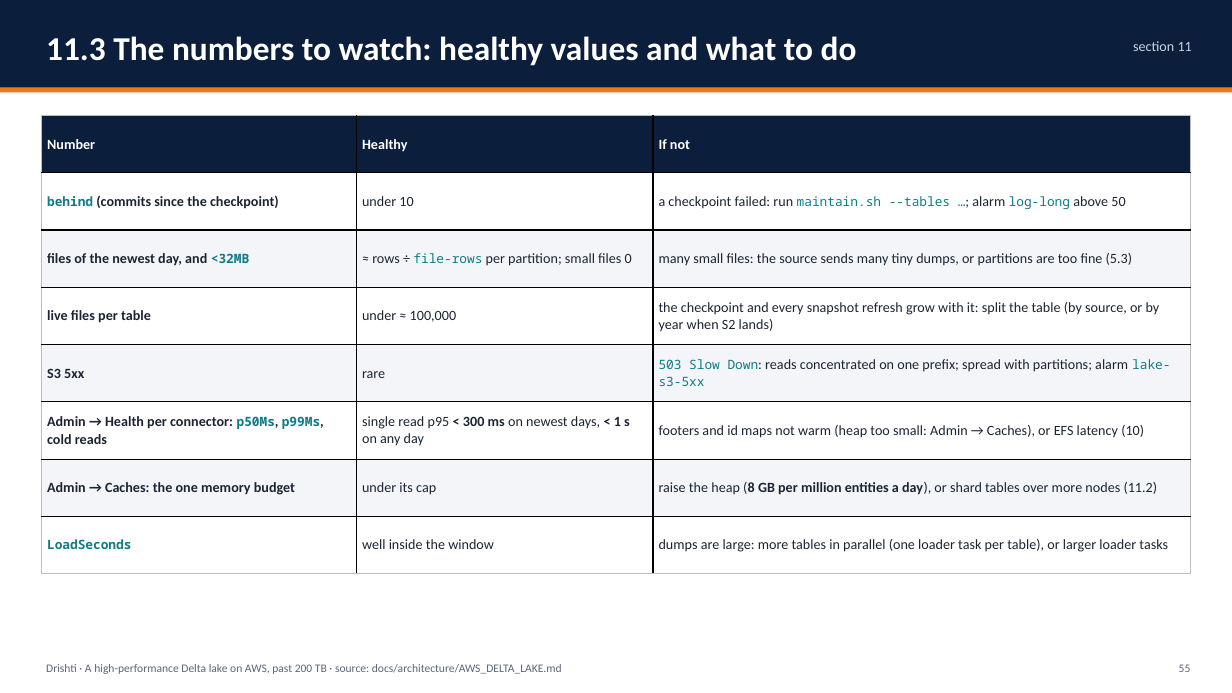
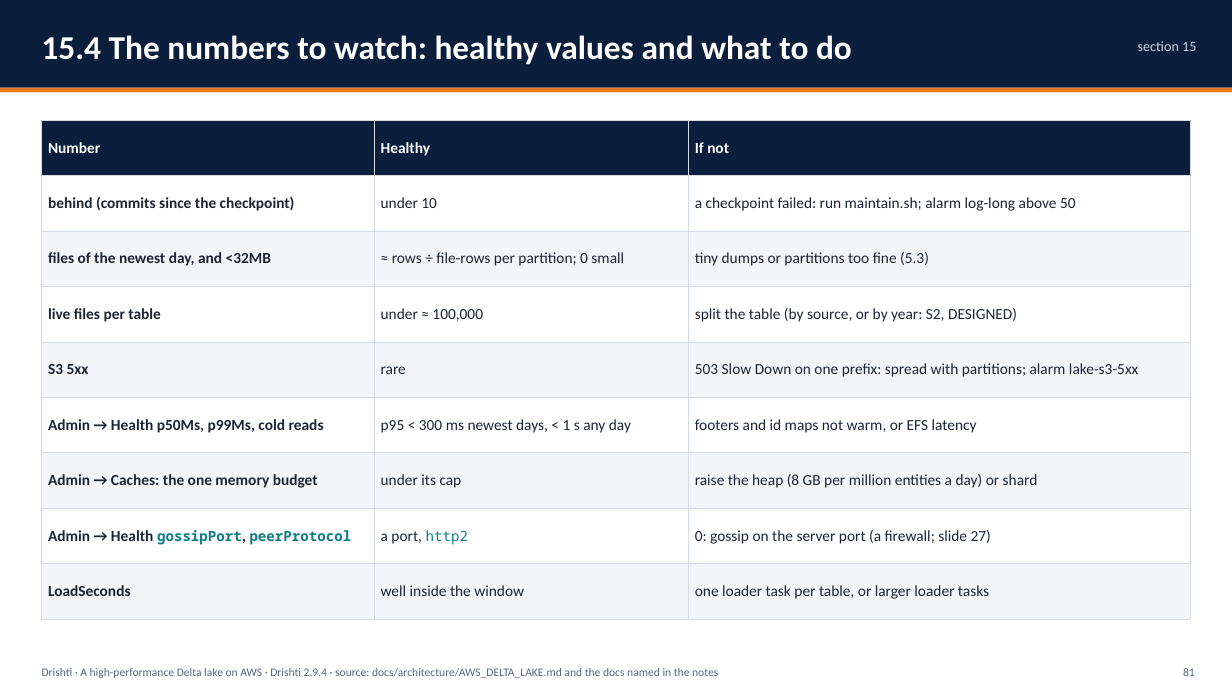
Before and after one commit to ajsinha/drishti, a slide deck: slide 81 of docs/publications/Drishti-AWS-Delta-Lake.pptx (slide 55 before the commit). Drawn at 1232x693 pixels with LibreOffice and Linux fonts; fonts in the diff are those of the drawing. Boxes give left, top, right and bottom in pixels: in the first picture for what was removed or moved away, otherwise in the second. Text is boxed around its words. In the diff, an @@ line names an element or a change of style, - is before the commit and + after.

Commit message:
The Design and Evidence deck (72 slides, was 48) and the AWS Delta Lake deck (103 slides, was 72) rewritten for 2.9.4: what 2.6.5 to 2.9.4 added, the evidence recounted (4,761 Java tests, the drill, benchmarks), the risk lake, JSON Lines, S3, bank scale, Delta or Iceberg above storage, each item built, designed or proposed; PDFs beside them

```diff
--- a/docs/publications/Drishti-AWS-Delta-Lake.pptx
+++ b/docs/publications/Drishti-AWS-Delta-Lake.pptx
@@ text at [42, 35, 852, 65]: text changed @@
-11.3 The numbers to watch: healthy values and what to do
+15.4 The numbers to watch: healthy values and what to do
@@ text at [1138, 41, 1196, 51]: text changed @@
-section 11
+section 15
@@ table at [42, 120, 1190, 619] @@
-row 2: behind (commits since the checkpoint) | under 10 | a checkpoint failed: run maintain.sh --tables …; alarm log-long above 50
-row 3: files of the newest day, and <32MB | ≈ rows ÷ file-rows per partition; small files 0 | many small files: the source sends many tiny dumps, or partitions are too fine (5.3)
-row 4: live files per table | under ≈ 100,000 | the checkpoint and every snapshot refresh grow with it: split the table (by source, or by year when S2 lands)
-row 5: S3 5xx | rare | 503 Slow Down: reads concentrated on one prefix; spread with partitions; alarm lake-s3-5xx
-row 6: Admin → Health per connector: p50Ms, p99Ms, cold reads | single read p95 < 300 ms on newest days, < 1 s on any day | footers and id maps not warm (heap too small: Admin → Caches), or EFS latency (10)
-row 7: Admin → Caches: the one memory budget | under its cap | raise the heap (8 GB per million entities a day), or shard tables over more nodes (11.2)
-row 8: LoadSeconds | well inside the window | dumps are large: more tables in parallel (one loader task per table), or larger loader tasks
+row 2: behind (commits since the checkpoint) | under 10 | a checkpoint failed: run maintain.sh; alarm log-long above 50
+row 3: files of the newest day, and <32MB | ≈ rows ÷ file-rows per partition; 0 small | tiny dumps or partitions too fine (5.3)
+row 4: live files per table | under ≈ 100,000 | split the table (by source, or by year: S2, DESIGNED)
+row 5: S3 5xx | rare | 503 Slow Down on one prefix: spread with partitions; alarm lake-s3-5xx
+row 6: Admin → Health p50Ms, p99Ms, cold reads | p95 < 300 ms newest days, < 1 s any day | footers and id maps not warm, or EFS latency
+row 7: Admin → Caches: the one memory budget | under its cap | raise the heap (8 GB per million entities a day) or shard
+row 8: Admin → Health gossipPort, peerProtocol | a port, http2 | 0: gossip on the server port (a firewall; slide 27)
+row 9: LoadSeconds | well inside the window | one loader task per table, or larger loader tasks
@@ table: place and size @@
-table at [42, 116, 1191, 574]
+table at [42, 120, 1190, 619]
@@ text "Drishti · A high-performance Delta ..." at [42, 668, 718, 678]: vertical alignment top to middle @@
@@ text "81" at [1183, 668, 1195, 676]: vertical alignment top to middle @@
@@ text at [42, 668, 718, 678]: text changed @@
-Drishti · A high-performance Delta lake on AWS, past 200 TB · source: docs/architecture/AWS_DELTA_LAKE.md
+Drishti · A high-performance Delta lake on AWS · Drishti 2.9.4 · source: docs/architecture/AWS_DELTA_LAKE.md and the docs named in the notes
@@ text at [1183, 668, 1195, 676]: text changed @@
-55
+81
```
Also in this commit, not shown: 67 other slides changed, 35 slides added, 4 slides removed, 3 other files.
